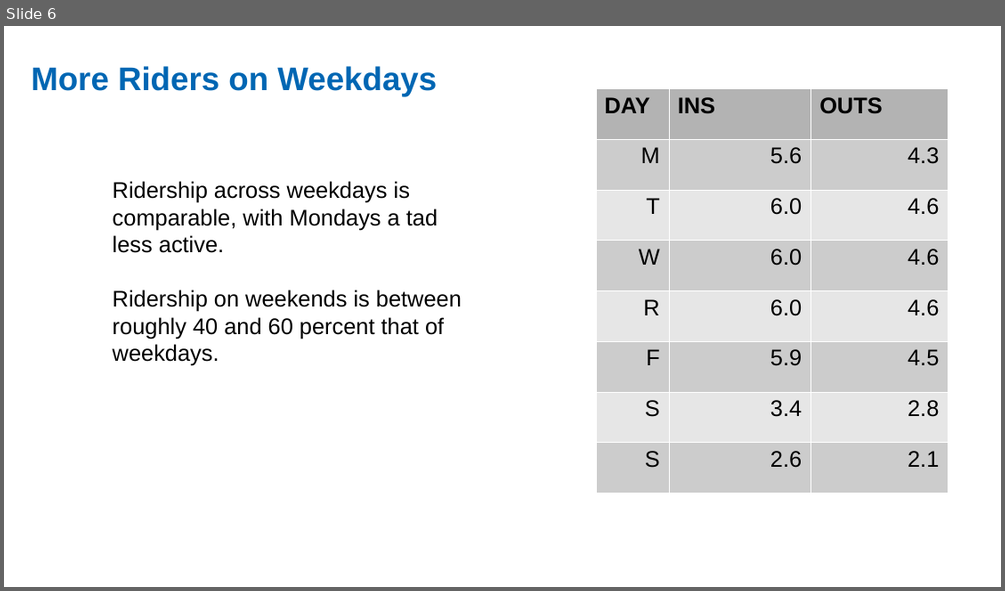
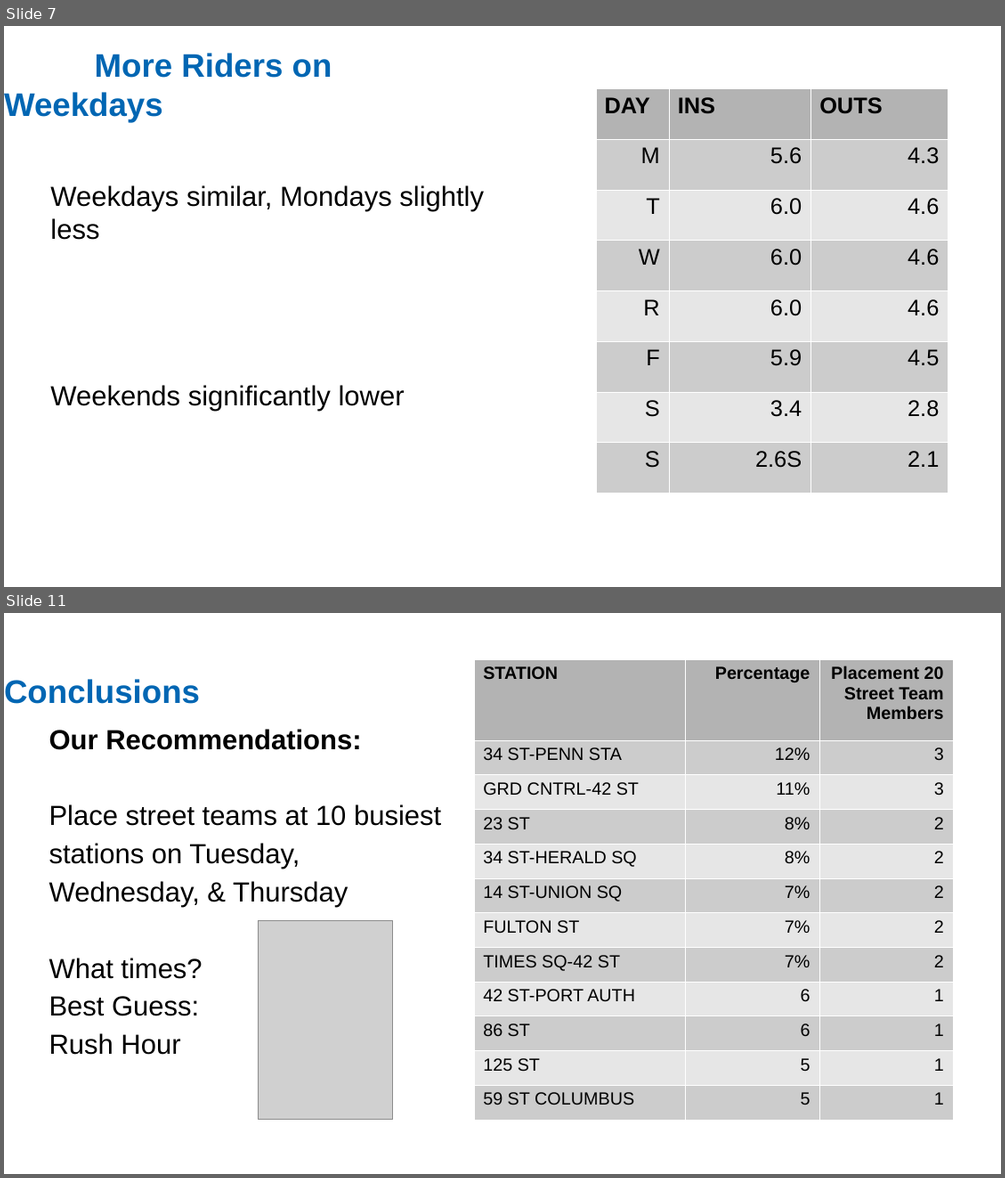
Before and after one commit to ekand/mtacular, a slide deck: reports/MTA_Data_PP_etd.odp. Shown one above the other, each under a label of ours: slide 6 before the commit, slides 7 and 11 after it; the slides between them are not shown. The pictures are 1005x591 and 1005x1178 pixels, drawn with LibreOffice and Linux fonts; fonts in the diff are those of the drawing; grey boxes stand for pictures. Boxes give left, top, right and bottom in pixels: in the first picture for what was removed or moved away, otherwise in the second. Text is boxed around its words. In the diff, an @@ line names an element or a change of style, - is before the commit and + after.

```diff
--- a/reports/MTA_Data_PP_etd.odp
+++ b/reports/MTA_Data_PP_etd.odp
@@ slide 11 added at <box>4,613,1001,1174</box>, background #FFFFFF @@
@@ table added at <box>474,659,953,1119</box>, 12 rows, 3 columns @@
+STATION | Percentage | Placement 20 Street Team Members
+34 ST-PENN STA | 12% | 3
+GRD CNTRL-42 ST | 11% | 3
+23 ST | 8% | 2
+34 ST-HERALD SQ | 8% | 2
+14 ST-UNION SQ | 7% | 2
+FULTON ST | 7% | 2
+TIMES SQ-42 ST | 7% | 2
+42 ST-PORT AUTH | 6 | 1
+86 ST | 6 | 1
+125 ST | 5 | 1
+59 ST COLUMBUS | 5 | 1
@@ title added at <box>4,679,200,704</box>, 26 pt, text #0066B3, bold @@
+Conclusions
@@ text added at <box>49,729,441,1054</box>, 22 pt, text #000000 @@
+Our Recommendations:
+Place street teams at 10 busiest stations on Tuesday,
+Wednesday, & Thursday
+What times?
+Best Guess:
+Rush Hour
@@ picture added at <box>259,921,393,1119</box> @@
@@ what was slide 6 is now slide 7 @@
@@ slide 7 changed as well @@
@@ title "More Riders on Weekdays": place and size @@
-title "More Riders on Weekdays" at <box>31,66,437,96</box>
+title "More Riders on Weekdays" at <box>4,53,332,122</box>
@@ title "More Riders on Weekdays" at <box>4,53,332,122</box>: vertical alignment top to middle @@
@@ table at <box>596,88,948,492</box> @@
-row 8, column 2: 2.6
+row 8, column 2: 2.6S
@@ text added at <box>50,185,484,410</box>, 22 pt, text #000000 @@
+Weekdays similar, Mondays slightly less
+Weekends significantly lower
@@ text removed at <box>113,181,461,366</box> @@
-Ridership across weekdays is comparable, with Mondays a tad less active.
-Ridership on weekends is between roughly 40 and 60 percent that of weekdays.
```
Also in this commit, not shown: 4 other slides changed, 8 other slides added, 5 slides removed.
